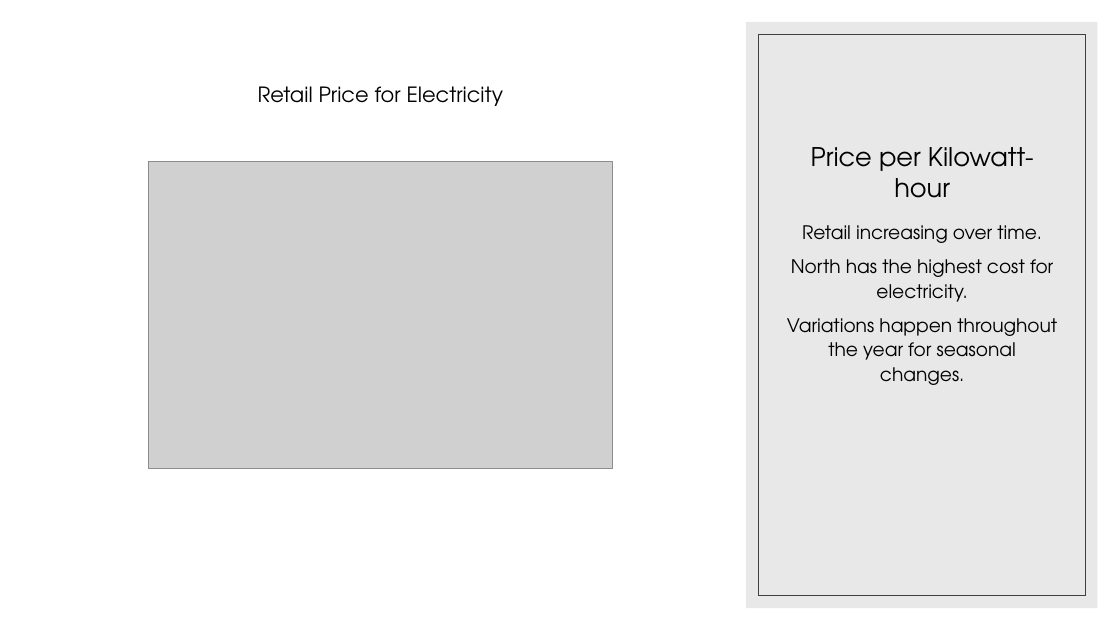
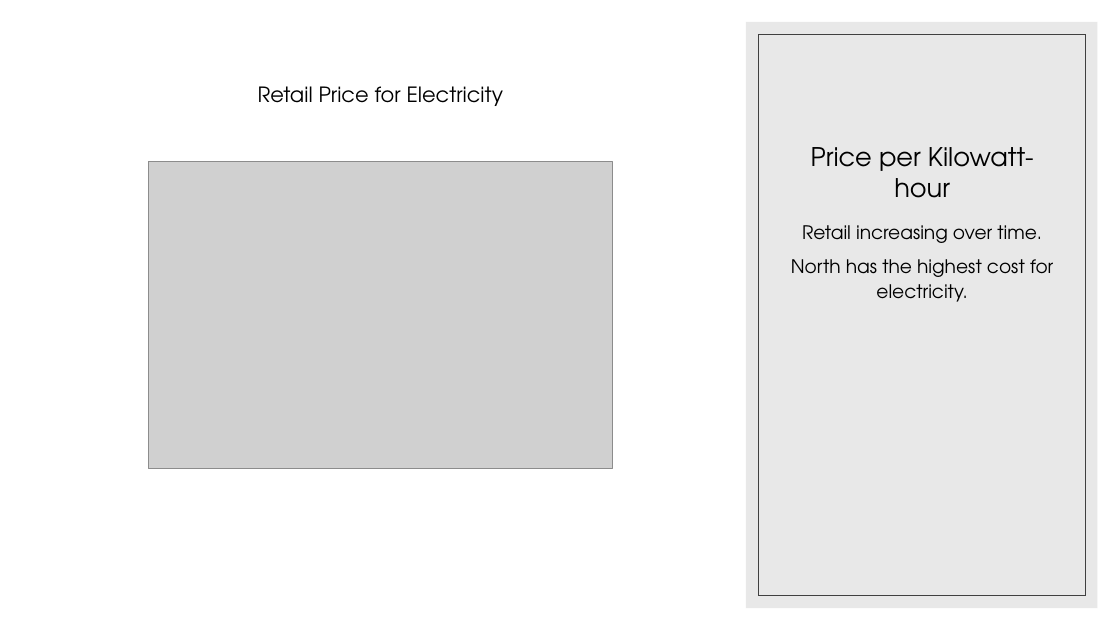
Before and after one commit to JWatson1102/project_1, a slide deck: slide 7 of Presentaion.pptx (slide 6 before the commit). Drawn at 1120x630 pixels with LibreOffice and Linux fonts; fonts in the diff are those of the drawing; grey boxes stand for pictures. Boxes give left, top, right and bottom in pixels: in the first picture for what was removed or moved away, otherwise in the second. Text is boxed around its words. In the diff, an @@ line names an element or a change of style, - is before the commit and + after.

```diff
--- a/Presentaion.pptx
+++ b/Presentaion.pptx
@@ text at box(787, 318, 1057, 385): paragraph removed @@
-Variations happen throughout the year for seasonal changes.
```
Also in this commit, not shown: 3 other slides changed, 1 slide added, 1 other file.
